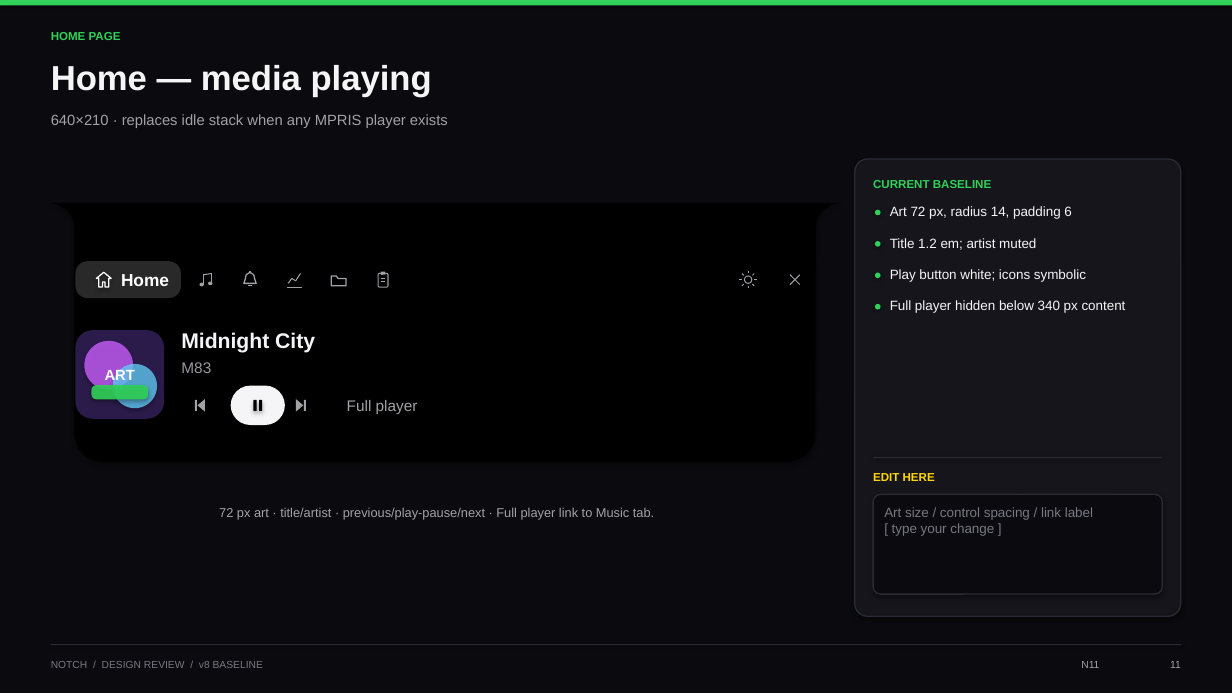
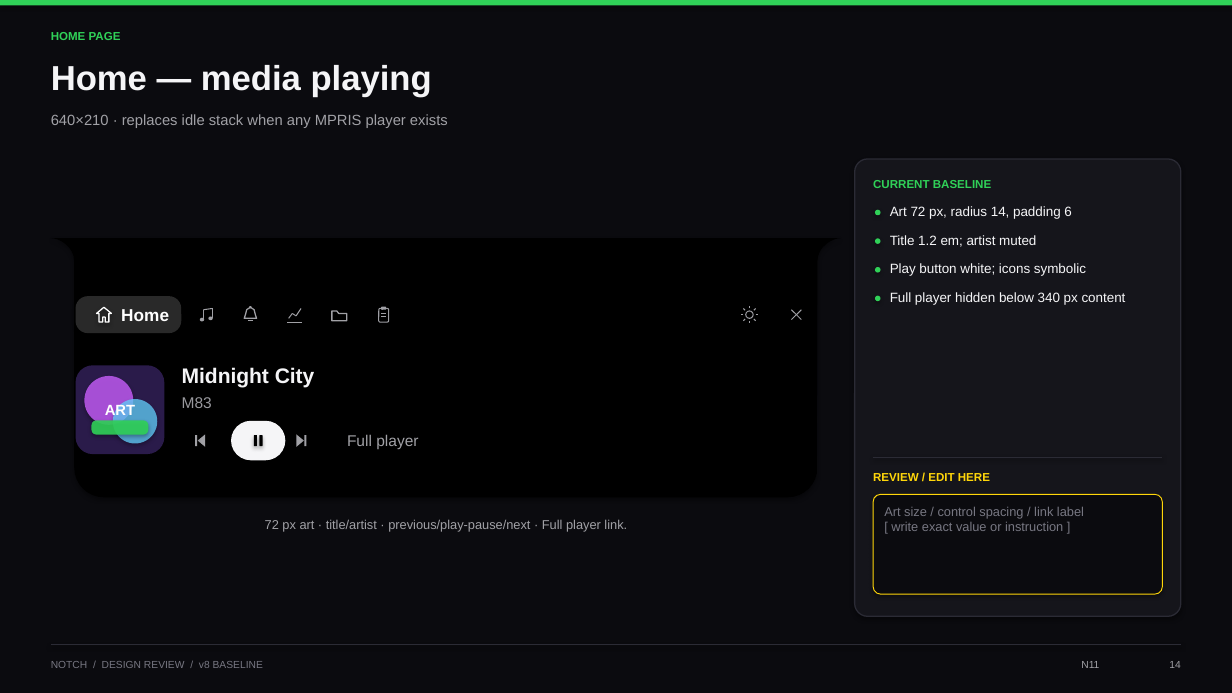
Before and after one commit to pavit12301611/notch, a slide deck: slide 14 of Notch-Design-Review.pptx (slide 11 before the commit). Drawn at 1232x693 pixels with LibreOffice and Linux fonts; fonts in the diff are those of the drawing. Boxes give left, top, right and bottom in pixels: in the first picture for what was removed or moved away, otherwise in the second. Text is boxed around its words. In the diff, an @@ line names an element or a change of style, - is before the commit and + after.

Commit message:
Expand design review workbook and preserve uploaded PPT edits

```diff
--- a/Notch-Design-Review.pptx
+++ b/Notch-Design-Review.pptx
@@ ellipse: place and size @@
-ellipse at (875,273,881,278)
+ellipse at (875,267,881,273)
@@ text "Play button white; icons symbolic": place and size @@
-text "Play button white; icons symbolic" at (890,269,1086,282)
+text "Play button white; icons symbolic" at (890,263,1086,276)
@@ ellipse: place and size @@
-ellipse at (875,304,881,310)
+ellipse at (875,296,881,301)
@@ text "Full player hidden below 340 ...": place and size @@
-text "Full player hidden below 340 ..." at (890,300,1126,313)
+text "Full player hidden below 340 ..." at (890,292,1126,305)
@@ line moved from (381, 282) - (385, 282) to (382, 313) - (386, 313) @@
@@ line moved from (381, 278) - (385, 278) to (382, 317) - (386, 317) @@
@@ 13 lines, 8 rounded rectangles, 6 ellipses, 6 freeform shapes, 5 texts, 2 rectangles: place and size @@
-13 lines, 8 rounded rectangles, 6 ellipses, 6 freeform shapes, 5 texts, 2 rectangles at (51,203,839,462)
+13 lines, 8 rounded rectangles, 6 ellipses, 6 freeform shapes, 5 texts, 2 rectangles at (51,238,841,498)
@@ line moved from (752, 275) - (754, 274) to (745, 319) - (744, 321) @@
@@ line moved from (749, 286) - (749, 288) to (750, 309) - (750, 306) @@
@@ line moved from (749, 274) - (749, 271) to (750, 321) - (750, 323) @@
@@ line moved from (752, 284) - (754, 286) to (754, 311) - (756, 309) @@
@@ line moved from (744, 284) - (742, 286) to (754, 319) - (756, 321) @@
@@ text "Midnight City" at (182,367,315,388): size 16.5 to 16.4 pt @@
@@ text "M83" at (182,397,212,408): size 12 to 12.1 pt @@
@@ text "Full player" at (347,434,418,449): size 12 to 12.1 pt @@
@@ text at (873,472,990,484): text changed @@
-EDIT HERE
+REVIEW / EDIT HERE
@@ rounded rectangle at (873,494,1163,594): outline #2B2B35 1 pt to #FFD60A 0.75 pt @@
@@ text at (884,507,1084,519): size 10.5 to 10 pt in "Art size / control spacing / link ..." @@
@@ text at (265,519,627,532): text changed @@
-72 px art · title/artist · previous/play-pause/next · Full player link to Music tab.
+72 px art · title/artist · previous/play-pause/next · Full player link.
@@ text at (891,522,1063,531): text changed; size 10.5 to 10 pt @@
-[ type your change ]
+[ write exact value or instruction ]
@@ text at (1169,661,1180,668): text changed @@
-11
+14
```
Also in this commit, not shown: 43 other slides changed, 17 slides added, 3 other files.
